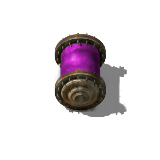
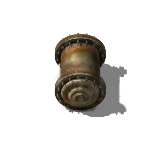
Layered file, before and after one edit (160px x 160px). Changes by layer:
pixels changed over [60, 42, 100, 77] (layer not identified)
